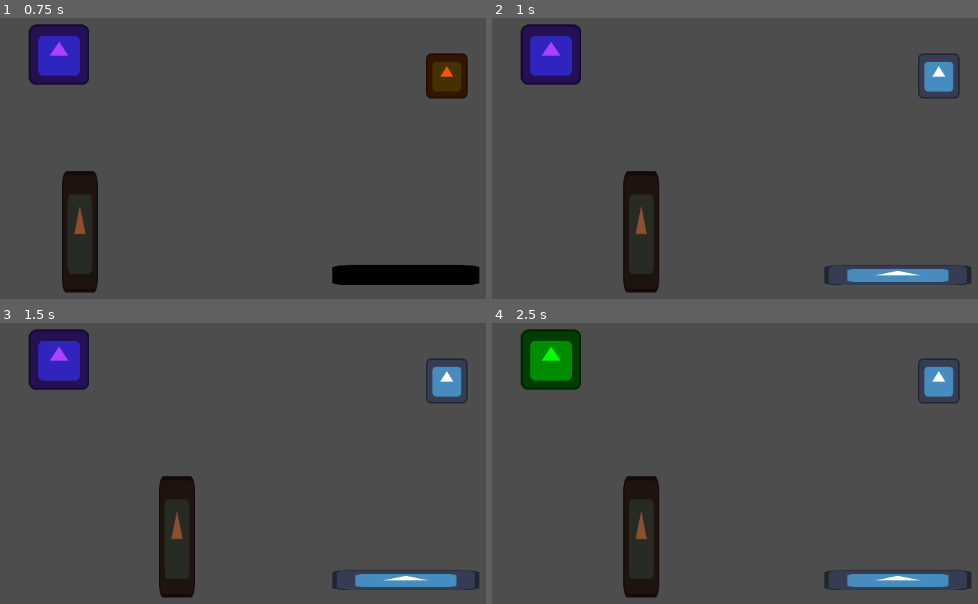
Above: before the commit, frames 1-4 (two rows, left to right).
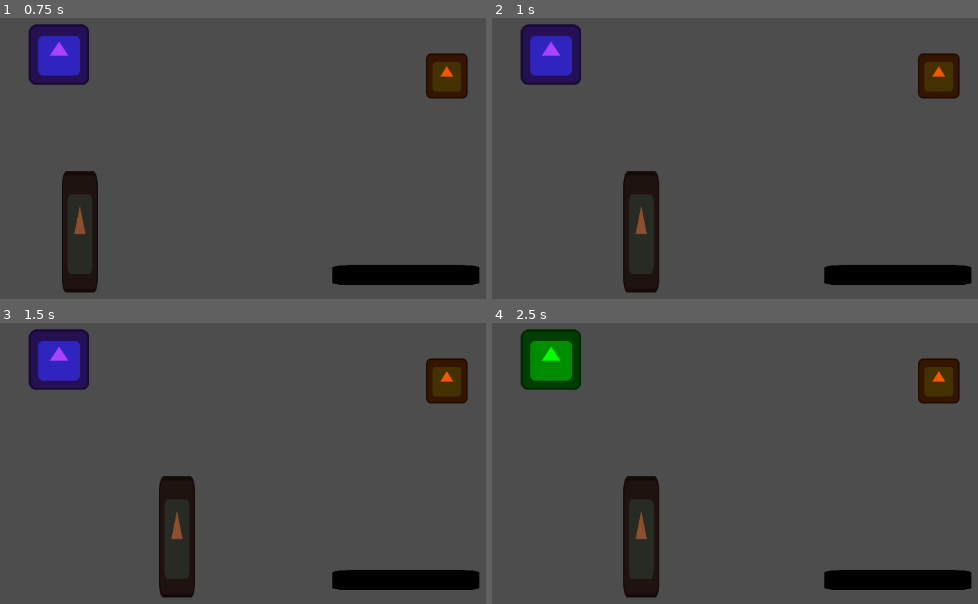
Above: after the commit, the same moments.

Repository: JimmyNeutralz/HazardHotel
Game: Godot game, scene res://Scenes/main.tscn
Same seed, same stepped clock (60 frames per second), same inputs: the game is played once before the commit and once after it. The project has no main scene, so this scene is started directly. The engine's default icon, where the game draws it, is replaced by a stand-in: a white triangle on a blue panel in a dark square.
Inputs:
- Up to frame 1 (0.75 s): tap Enter at 0.5 s; hold Right (right) from 0.53 s (still down); tap A (Connect Purple Wire) at 0.6 s
- Up to frame 2 (1 s): keep holding Right (right); tap S (Disconnect Purple Wire) at 0.8 s
- Up to frame 3 (1.5 s): release Right (right) at 1.28 s; hold Left (left) from 1.28 s (still down); tap S (Disconnect Purple Wire) at 1.35 s
- Up to frame 4 (2.5 s): tap A (Connect Purple Wire) at 1.55 s; release Left (left) at 2.03 s; hold Right (right) from 2.03 s (still down); tap Q (Connect Green Wire) at 2.1 s; tap S (Disconnect Purple Wire) at 2.3 s

Frame 1 is identical in both runs. In frame 2, 3.5% of the frame differs, in the area x 68-99%, y 12-96%; in frame 3, 3.5%; in frame 4, 3.5%.

Commit message:
Increased Z index of Orange outlet

Diff:
--- a/Scenes/Floor1_Lobby.tscn
+++ b/Scenes/Floor1_Lobby.tscn
@@ -6,6 +6,7 @@
 [ext_resource type="PackedScene" uid="uid://ccmg37qsid06o" path="res://Scenes/death_puddle.tscn" id="3_ro3cy"]
 [ext_resource type="PackedScene" uid="uid://cu0y5x0iuloi4" path="res://Scenes/test_player.tscn" id="4_rd8bw"]
 [ext_resource type="Texture2D" uid="uid://w0n754ttlwcf" path="res://Assets/icon.svg" id="5_ro3cy"]
+[ext_resource type="PackedScene" uid="uid://b0bhofhoa6rl6" path="res://Scenes/Lamp.tscn" id="7_rd8bw"]
 
 [node name="Main" type="Node"]
 
@@ -13,9 +14,10 @@
 position = Vector2(579, 634)
 
 [node name="GreenOutlet" parent="." instance=ExtResource("1_i8ys2")]
-position = Vector2(-77, 74)
+position = Vector2(-43, -46)
 
 [node name="BlueOutlet" parent="." instance=ExtResource("2_ynetk")]
+z_index = 1
 position = Vector2(1037, 501)
 
 [node name="DeathPuddle" parent="BlueOutlet" instance=ExtResource("3_ro3cy")]
@@ -30,3 +32,6 @@
 
 [node name="TestPlayer" parent="." instance=ExtResource("4_rd8bw")]
 position = Vector2(460, 534)
+
+[node name="Lamp" parent="." instance=ExtResource("7_rd8bw")]
+position = Vector2(-3, 2)
--- a/Scenes/Lamp.tscn
+++ b/Scenes/Lamp.tscn
@@ -8,28 +8,39 @@
 [ext_resource type="Script" uid="uid://brpr77y1ui110" path="res://Scripts/PurpleLamp.gd" id="6_kiaih"]
 [ext_resource type="Script" uid="uid://c6noyn0ebs7fo" path="res://Scripts/dark.gd" id="7_1t0og"]
 
+[sub_resource type="RectangleShape2D" id="RectangleShape2D_1t0og"]
+size = Vector2(1155.47, 694.758)
+
 [node name="Lamp" type="Node2D"]
 
-[node name="Sprite2D" type="Sprite2D" parent="."]
+[node name="LampSprite" type="Sprite2D" parent="."]
 position = Vector2(701, 509)
 scale = Vector2(0.424, 0.614)
 texture = ExtResource("1_1i64f")
 script = ExtResource("2_i7rju")
 
-[node name="Test" parent="." instance=ExtResource("5_kiaih")]
+[node name="PurpleOutlet" parent="." instance=ExtResource("5_kiaih")]
 position = Vector2(567, 507)
 script = ExtResource("6_kiaih")
 
-[node name="Wire" type="Sprite2D" parent="Test"]
+[node name="Wire" type="Sprite2D" parent="PurpleOutlet"]
 modulate = Color(0.636758, 0.000482655, 0.677731, 1)
 position = Vector2(83.413, 17.377)
 rotation = -1.28805
 scale = Vector2(0.0711221, 0.909087)
 texture = ExtResource("4_tuk2k")
 
-[node name="Dark" type="Sprite2D" parent="Test"]
+[node name="Dark" type="Sprite2D" parent="PurpleOutlet"]
 modulate = Color(0, 0, 0, 1)
 position = Vector2(411.563, -184.125)
 scale = Vector2(0.295118, 0.921184)
 texture = ExtResource("3_tuk2k")
 script = ExtResource("7_1t0og")
+
+[node name="DarkArea" type="Area2D" parent="PurpleOutlet/Dark"]
+
+[node name="CollisionShape2D" type="CollisionShape2D" parent="PurpleOutlet/Dark/DarkArea"]
+position = Vector2(-3.60205, 1.22122)
+shape = SubResource("RectangleShape2D_1t0og")
+
+[connection signal="area_entered" from="PurpleOutlet/Dark/DarkArea" to="PurpleOutlet/Dark" method="_on_dark_area_area_entered"]
--- a/Scenes/OrangeOutlet.tscn
+++ b/Scenes/OrangeOutlet.tscn
@@ -1,6 +1,6 @@
 [gd_scene load_steps=5 format=3 uid="uid://m3qe0cl2flf3"]
 
-[ext_resource type="Script" uid="uid://dat7acsjw507u" path="res://Scripts/blue_outlet.gd" id="1_pqwje"]
+[ext_resource type="Script" uid="uid://bdt6yamsdcahk" path="res://Scripts/orange_outlet.gd" id="1_gjm6f"]
 [ext_resource type="Texture2D" uid="uid://w0n754ttlwcf" path="res://Assets/icon.svg" id="2_7d2yl"]
 
 [sub_resource type="SpriteFrames" id="SpriteFrames_j5c55"]
@@ -19,7 +19,7 @@
 
 [node name="Test" type="Area2D"]
 position = Vector2(34, -31)
-script = ExtResource("1_pqwje")
+script = ExtResource("1_gjm6f")
 
 [node name="AnimatedSprite2D" type="AnimatedSprite2D" parent="."]
 modulate = Color(0.956363, 0.341374, 1.92523e-07, 1)
--- a/Scripts/PurpleLamp.gd
+++ b/Scripts/PurpleLamp.gd
@@ -2,18 +2,23 @@
 
 
 var isConnected = false
-
+@onready var darkBox = $Dark
 
 func _process(delta):
+
 
 	# Test for custom input actions
 	if (Input.is_action_just_pressed("Connect Purple Wire") and !isConnected):
 		$AnimatedSprite2D.modulate = Color(0, 0, 1)
 		print("Purple Wire Connected")
 		isConnected = true
+		darkBox.visible = false
+		darkBox.isDark = false
 
 
 	elif (Input.is_action_just_pressed("Disconnect Purple Wire") and isConnected):
 		$AnimatedSprite2D.modulate = Color(1, 1, 1)
 		print("Purple Wire Disconnected")
 		isConnected = false
+		darkBox.visible = true
+		darkBox.isDark = true
--- a/Scripts/dark.gd
+++ b/Scripts/dark.gd
@@ -1,11 +1,15 @@
 extends Sprite2D
 
+
 var isDark = true
+#@onready var player = $Player
+@onready var darkBox = $DarkArea/CollisionShape2D
 
-func _process(delta):
-	isDark = get_parent().isConnected
-	if (!isDark):
-		get_node("Dark").hide()
+func _start():
+	darkBox.disabled = false
 
-	else:
-		get_node("Dark").hide()
+
+func _on_dark_area_area_entered(area: Area2D) -> void:
+	#if (isDark and .is_in_group("Player")):
+		#get_tree().call_group("Player", "_reverse")
+	pass
--- /dev/null
+++ b/Scripts/orange_outlet.gd
@@ -0,0 +1,16 @@
+extends Area2D
+
+var isConnected = true
+
+
+func _process(delta):
+
+	# Test for custom input actions
+	if (Input.is_action_just_pressed("Connect Orange Wire") and !isConnected):
+		$AnimatedSprite2D.modulate = Color(0, 0, 1)
+		print("Orange Wire Connected")
+		isConnected = true
+	elif (Input.is_action_just_pressed("Disconnect Orange Wire") and isConnected):
+		$AnimatedSprite2D.modulate = Color(1, 1, 1)
+		print("Orange Wire Disconnected")
+		isConnected = false
--- a/Scripts/test_player.gd
+++ b/Scripts/test_player.gd
@@ -1,6 +1,10 @@
 extends CharacterBody2D
 
 @export var speed = 400
+@onready var hitBox = $CollisionShape2D
+
+func start():
+	hitBox.disabled = false
 
 func get_input():
 	var input_direction = Input.get_vector("left", "right", "up", "down")
Not shown: 1 places in Scenes/Floor1_Lobby.tscn that only renumber resources
Not shown: 1 places in Scenes/Lamp.tscn that only renumber resources
Not shown, added: Scripts/orange_outlet.gd.uid
